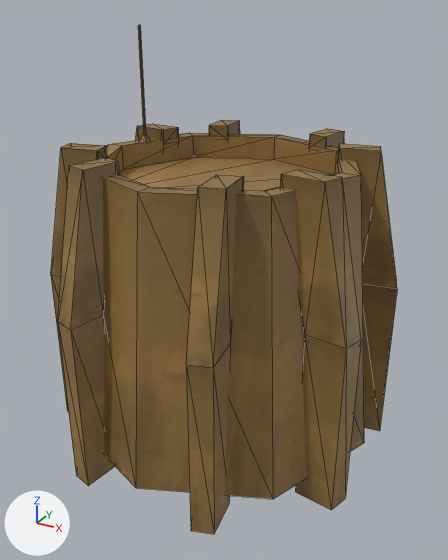
What one commit did to the COLLADA model art/meshes/structural/defensive_torreta.dae.
One viewpoint serves both versions: a 50 mm lens placed at (11.4, -20.5, 7.1), pointed at (0.3, -0.4, -3.0). Lighting does not change. The marker at lower left points along +X, +Y and +Z. Mesh edges are drawn as thin lines.
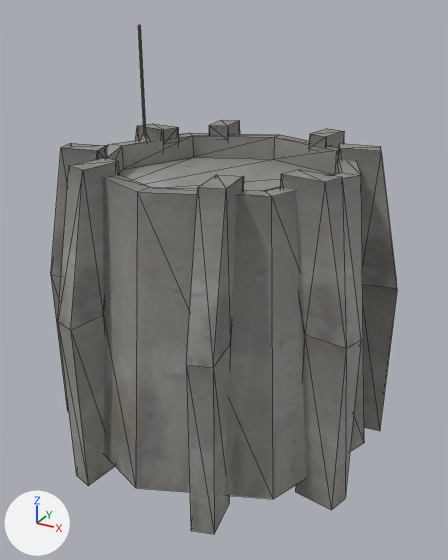
Location of each change, (x1, y1, x2, y2) in pixels of the pictures (448 x 560 px):
'Cylinder', surface changed (brown to grey)
    both: (51, 29, 397, 534)

What the commit changed:
Picture 'alliance_struct.png' (img_alliance_struct_png) is new.
Material 'Material.003' (mat_material_003) changes its picture from img_coalition_struct_png to img_alliance_struct_png.
